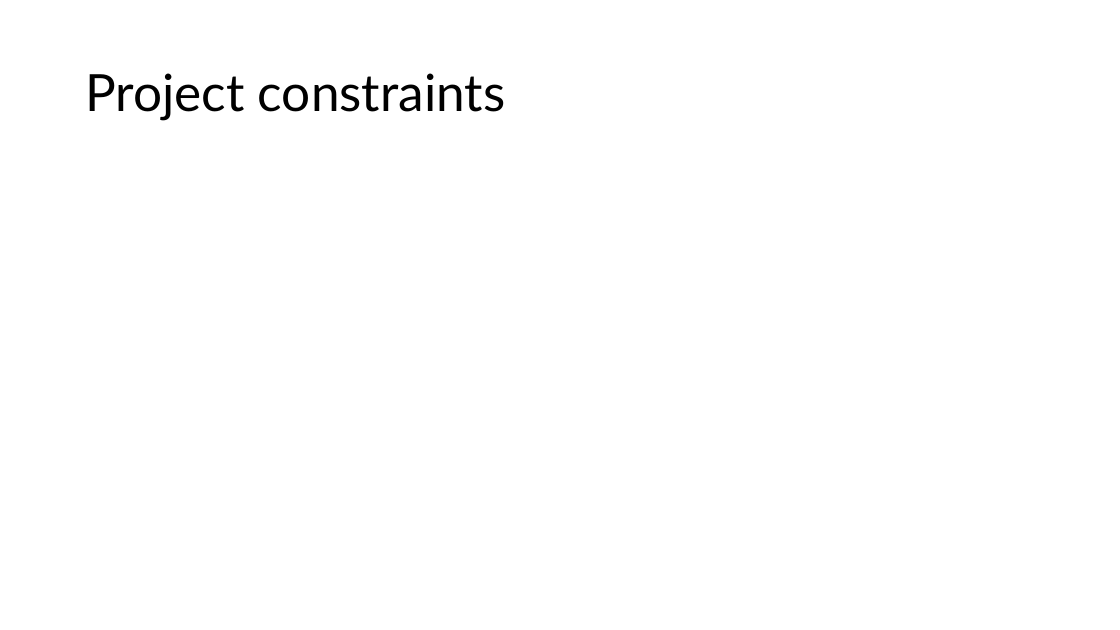
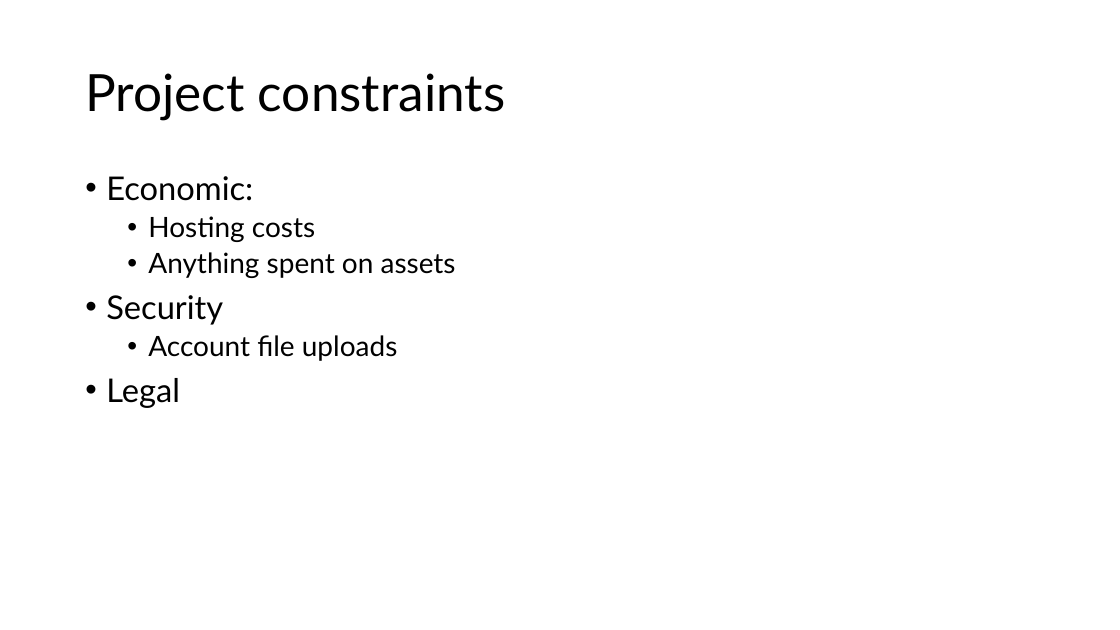
Before and after one commit to HDTHREE/bintrong_game, a slide deck: slide 8 of design_presentation.pptx (slide 6 before the commit). Drawn at 1120x630 pixels with LibreOffice and Linux fonts; fonts in the diff are those of the drawing. Boxes give left, top, right and bottom in pixels: in the first picture for what was removed or moved away, otherwise in the second. Text is boxed around its words. In the diff, an @@ line names an element or a change of style, - is before the commit and + after.

Commit message:
presentation

```diff
--- a/design_presentation.pptx
+++ b/design_presentation.pptx
@@ text added at bbox=[106, 176, 456, 408], 24 pt, text #000000 @@
+• Economic:
+  • Hosting costs
+  • Anything spent on assets
+• Security
+  • Account file uploads
+• Legal
```
Also in this commit, not shown: 3 other slides changed, 5 slides added, 3 slides removed, 1 other file.
